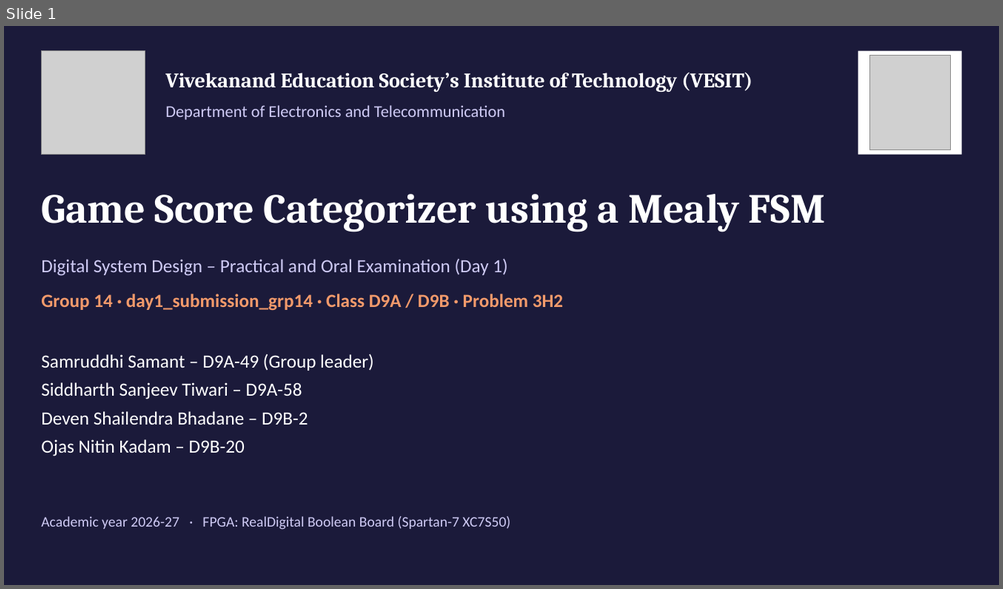
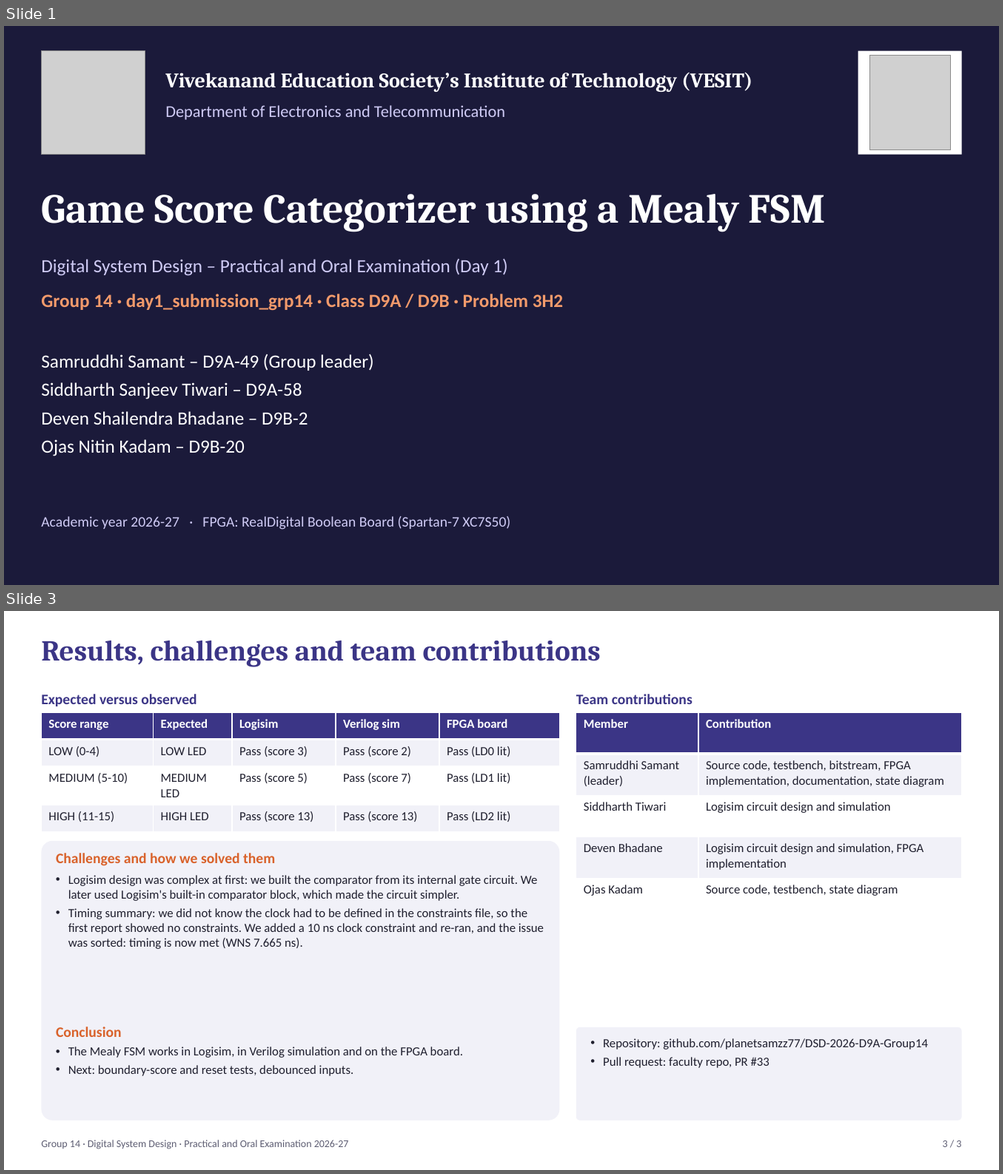
Before and after one commit to MrugendraVasmatkar/Digital_System_Design_Practical_2026_27_D9A_B, a slide deck: Group_Submissions/day1_submission_grp14/06_Presentation/Group14_DSD_Presentation.pptx. Shown one above the other, each under a label of ours: slide 1 before the commit, slides 1 and 3 after it; the slides between them are not shown. The pictures are 1003x589 and 1003x1174 pixels, drawn with LibreOffice and Linux fonts; fonts in the diff are those of the drawing; grey boxes stand for pictures. Boxes give left, top, right and bottom in pixels: in the first picture for what was removed or moved away, otherwise in the second. Text is boxed around its words. In the diff, an @@ line names an element or a change of style, - is before the commit and + after.

```diff
--- a/Group_Submissions/day1_submission_grp14/06_Presentation/Group14_DSD_Presentation.pptx
+++ b/Group_Submissions/day1_submission_grp14/06_Presentation/Group14_DSD_Presentation.pptx
@@ slide 3 added at [4, 611, 999, 1170], background #FFFFFF @@
@@ text added at [41, 640, 600, 667], 28 pt, text #3B3586, bold @@
+Results, challenges and team contributions
@@ text added at [41, 694, 196, 706], 14 pt, text #3B3586, bold @@
+Expected versus observed
@@ text added at [576, 694, 692, 704], 14 pt, text #3B3586, bold @@
+Team contributions
@@ table added at [41, 712, 560, 825], 4 rows, 5 columns @@
+Score range | Expected | Logisim | Verilog sim | FPGA board
+LOW (0-4) | LOW LED | Pass (score 3) | Pass (score 2) | Pass (LD0 lit)
+MEDIUM (5-10) | MEDIUM LED | Pass (score 5) | Pass (score 7) | Pass (LD1 lit)
+HIGH (11-15) | HIGH LED | Pass (score 13) | Pass (score 13) | Pass (LD2 lit)
@@ table added at [576, 712, 962, 920], 5 rows, 2 columns @@
+Member | Contribution
+Samruddhi Samant (leader) | Source code, testbench, bitstream, FPGA implementation, documentation, state diagram
+Siddharth Tiwari | Logisim circuit design and simulation
+Deven Bhadane | Logisim circuit design and simulation, FPGA implementation
+Ojas Kadam | Source code, testbench, state diagram
@@ rounded rectangle added at [41, 841, 559, 1121], fill #F1F1F8 @@
@@ text added at [56, 853, 275, 866], 14 pt, text #D9622B, bold @@
+Challenges and how we solved them
@@ text added at [68, 875, 543, 949], 12 pt, text #1F1F2E @@
+• Logisim design was complex at first: we built the comparator from its internal gate circuit. We later used Logisim's built-in comparator block, which made the circuit simpler.
+• Timing summary: we did not know the clock had to be defined in the constraints file, so the first report showed no constraints. We added a 10 ns clock constraint and re-ran, and the issue was sorted: timing is now met (WNS 7.665 ns).
@@ text added at [56, 1027, 122, 1037], 14 pt, text #D9622B, bold @@
+Conclusion
@@ rounded rectangle added at [576, 1028, 962, 1121], fill #F1F1F8 @@
@@ text added at [68, 1047, 463, 1076], 12 pt, text #1F1F2E @@
+• The Mealy FSM works in Logisim, in Verilog simulation and on the FPGA board.
+• Next: boundary-score and reset tests, debounced inputs.
@@ text added at [603, 1039, 928, 1068], 12 pt, text #1F1F2E @@
+• Repository: github.com/planetsamzz77/DSD-2026-D9A-Group14
+• Pull request: faculty repo, PR #33
@@ text added at [41, 1140, 349, 1150], 10 pt, text #5E5E73 @@
+Group 14 · Digital System Design · Practical and Oral Examination 2026-27
@@ text added at [942, 1141, 961, 1147], 10 pt, text #5E5E73 @@
+3 / 3
```
Also in this commit, not shown: 1 other slide added, 4 slides removed, 3 other files.
